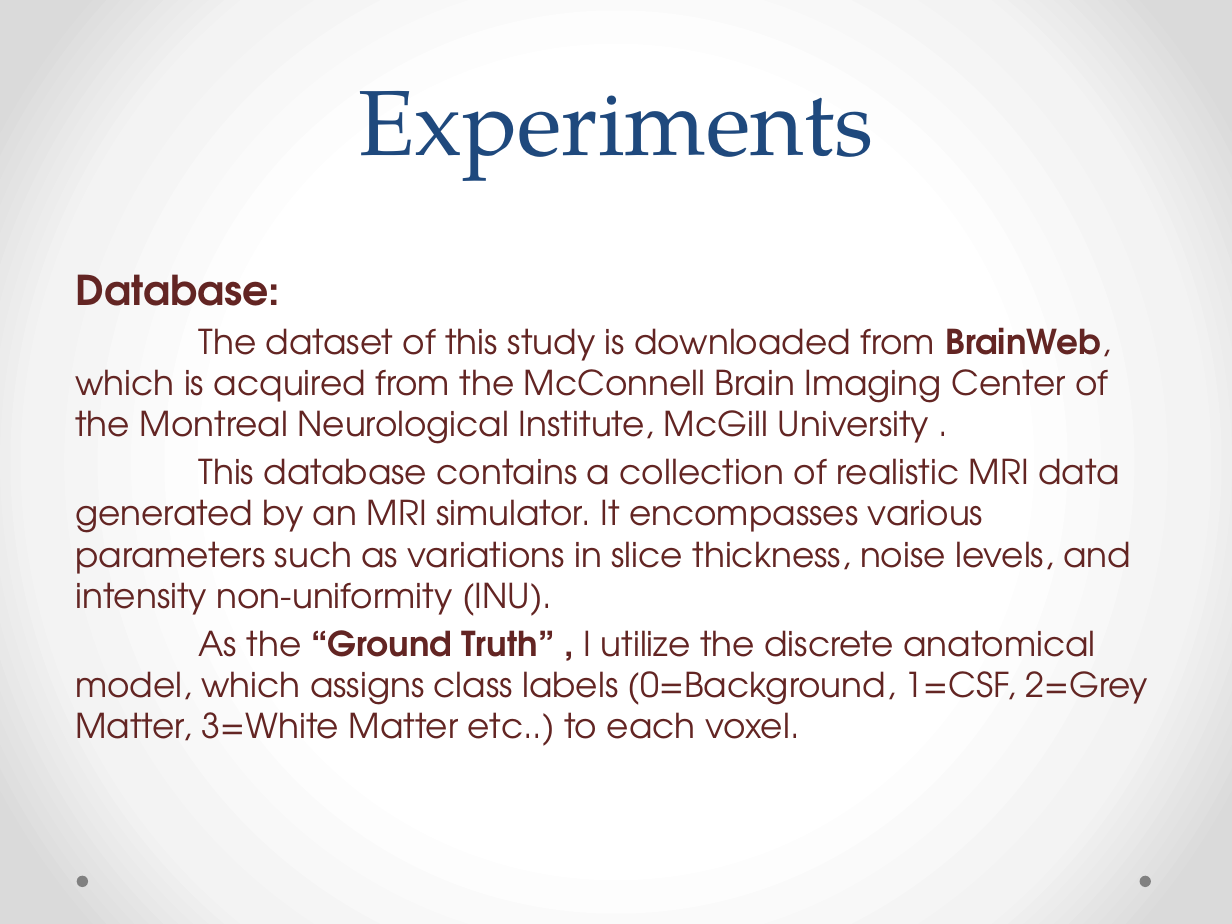
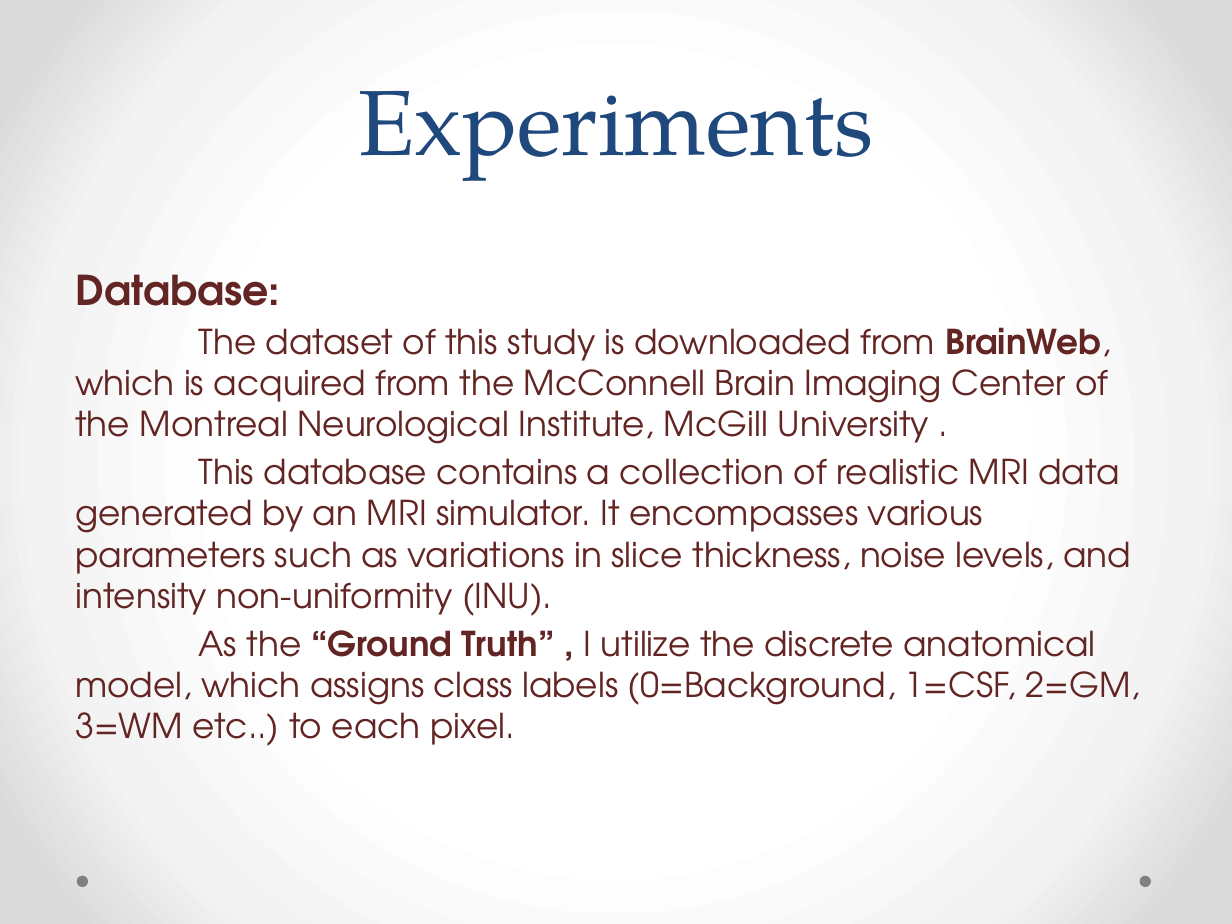
Before and after one commit to shrutipathak12321/Brain-Segmentation-using-RBFNN, a slide deck: slide 10 of Project_presentation.pptx. Drawn at 1232x924 pixels with LibreOffice and Linux fonts; fonts in the diff are those of the drawing. Boxes give left, top, right and bottom in pixels: in the first picture for what was removed or moved away, otherwise in the second. Text is boxed around its words. In the diff, an @@ line names an element or a change of style, - is before the commit and + after.

```diff
--- a/Project_presentation.pptx
+++ b/Project_presentation.pptx
@@ text at (75, 630, 1141, 746): text changed @@
-As the “Ground Truth” , I utilize the discrete anatomical model, which assigns class labels (0=Background, 1=CSF, 2=Grey Matter, 3=White Matter etc..) to each voxel.
+As the “Ground Truth” , I utilize the discrete anatomical model, which assigns class labels (0=Background, 1=CSF, 2=GM, 3=WM etc..) to each pixel.
```
Also in this commit, not shown: 9 other slides changed, 1 slide added, 1 slide removed, 2 other files.
